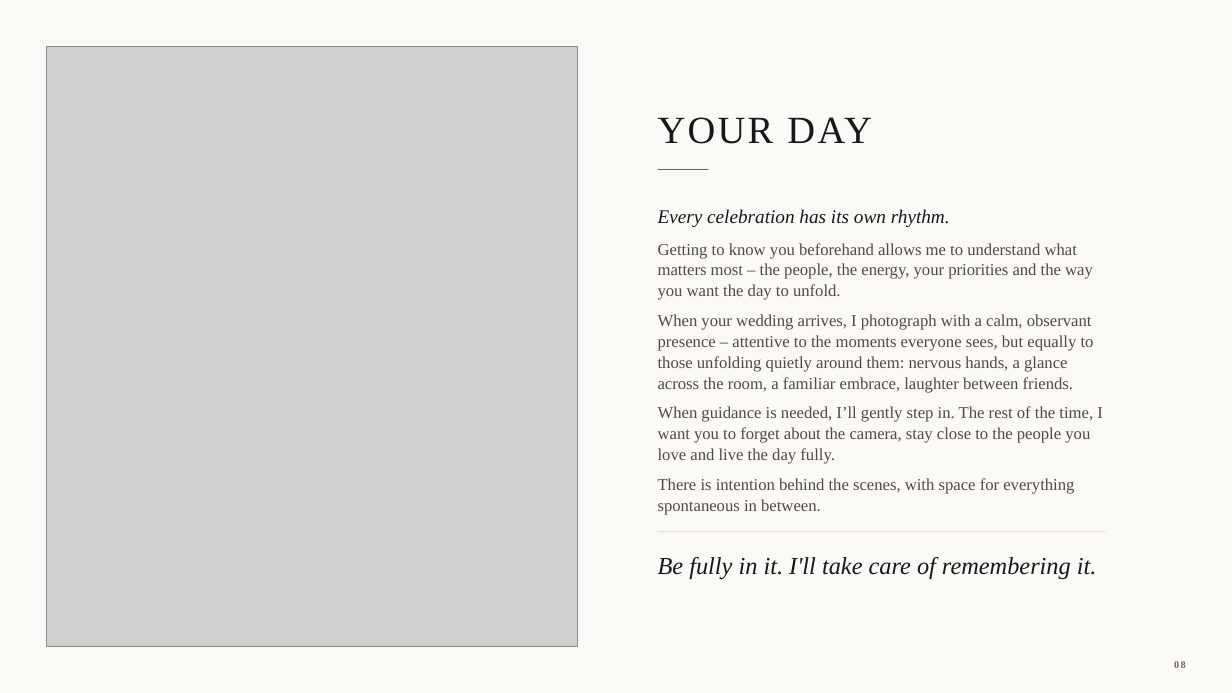
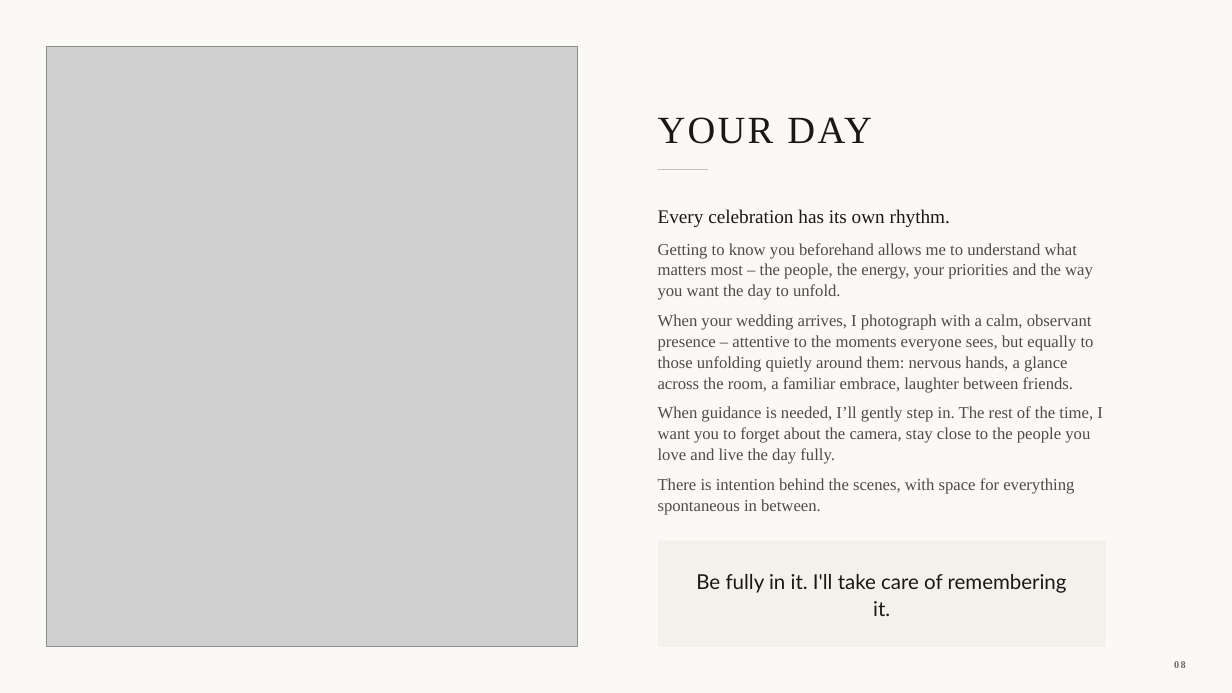
Before and after one commit to NextUp-Web/EM-photography, a slide deck: slide 8 of brochure/EM-Photography-Wedding-Collections-2026.pptx. Drawn at 1232x693 pixels with LibreOffice and Linux fonts; fonts in the diff are those of the drawing; grey boxes stand for pictures. Boxes give left, top, right and bottom in pixels: in the first picture for what was removed or moved away, otherwise in the second. Text is boxed around its words. In the diff, an @@ line names an element or a change of style, - is before the commit and + after.

```diff
--- a/brochure/EM-Photography-Wedding-Collections-2026.pptx
+++ b/brochure/EM-Photography-Wedding-Collections-2026.pptx
@@ rectangle at bbox=[658, 169, 709, 170]: fill #191816 to #AAA59D @@
@@ text at bbox=[658, 209, 950, 227]: italic off in "Every celebration has its own rhythm." @@
@@ rectangle: place and size @@
-rectangle at bbox=[658, 531, 1106, 532]
+rectangle at bbox=[658, 541, 1106, 647]
@@ rectangle at bbox=[658, 541, 1106, 647]: fill #D9D4CB to #F4F1EB @@
@@ text "Be fully in it. I'll ...": place and size @@
-text "Be fully in it. I'll ..." at bbox=[658, 557, 1097, 579]
+text "Be fully in it. I'll ..." at bbox=[696, 574, 1067, 616]
@@ text "Be fully in it. I'll ..." at bbox=[696, 574, 1067, 616]: size 19 to 16 pt, font Times New Roman to Lato, italic off; alignment left to centre; line spacing 1 to 1.1; vertical alignment top to middle @@
```
Also in this commit, not shown: 6 other slides changed, 2 other files.
